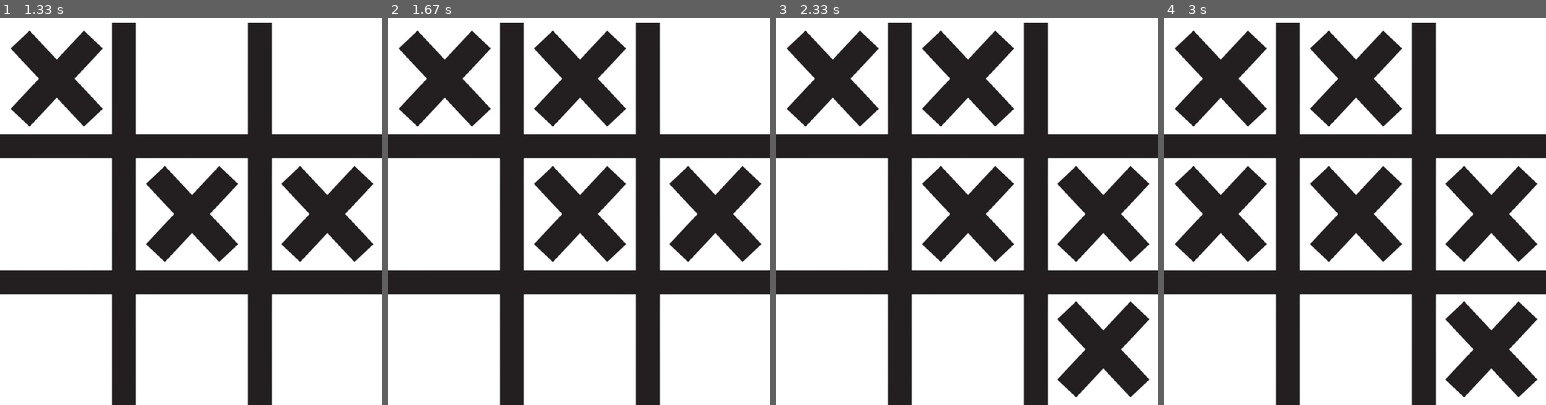
Above: before the commit, frames 1-4 (left to right).
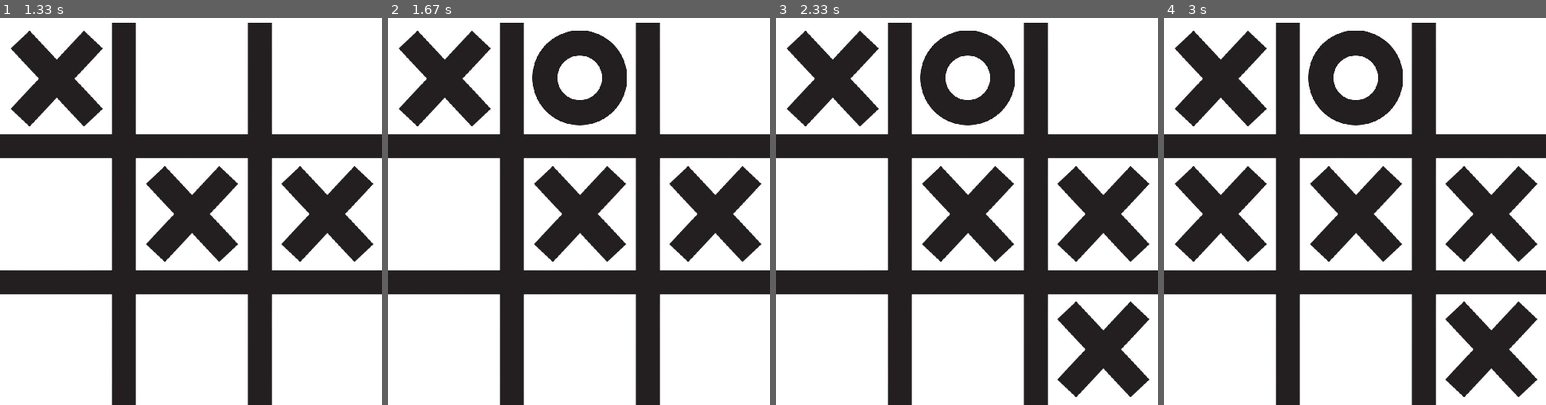
Above: after the commit, the same moments.

Repository: Vinayak2005917/Tic-tac-toe-Pygame
Game: pygame game, started from main.py
The game is run twice, just before and just after one commit, with the same random seed, the same clock (stepped at 60 frames per second) and the same inputs.
Inputs (mouse positions are in pixels of both pictures, inside the frame that each line leads up to):
- Up to frame 1 (1.33 s): click (313, 168) at 0.38 s; click (72, 114) at 0.72 s; click (236, 219) at 1.05 s
- Up to frame 2 (1.67 s): right-click (567, 107) at 1.38 s
- Up to frame 3 (2.33 s): click (1112, 350) at 1.72 s
- Up to frame 4 (3 s): click (1232, 226) at 2.55 s; press the mouse at (1232, 226) at 2.87 s; move the mouse to (1335, 149) at 2.97 s

Frame 1 is identical in both runs. In frame 2, 3.5% of the frame differs, in the area x 37-63%, y 3-28%; in frame 3, 3.5%; in frame 4, 3.5%.

Commit message:
right click to cross and left click to circle

Diff:
--- a/main.py
+++ b/main.py
@@ -68,7 +68,10 @@
 
     if row != -1 and col != -1:
         index = row * 3 + col
-        board_state[index] = 1
+        if mouse_data.button == 1:
+            board_state[index] = 1
+        elif mouse_data.button == 3:
+            board_state[index] = 2
 
 
 
